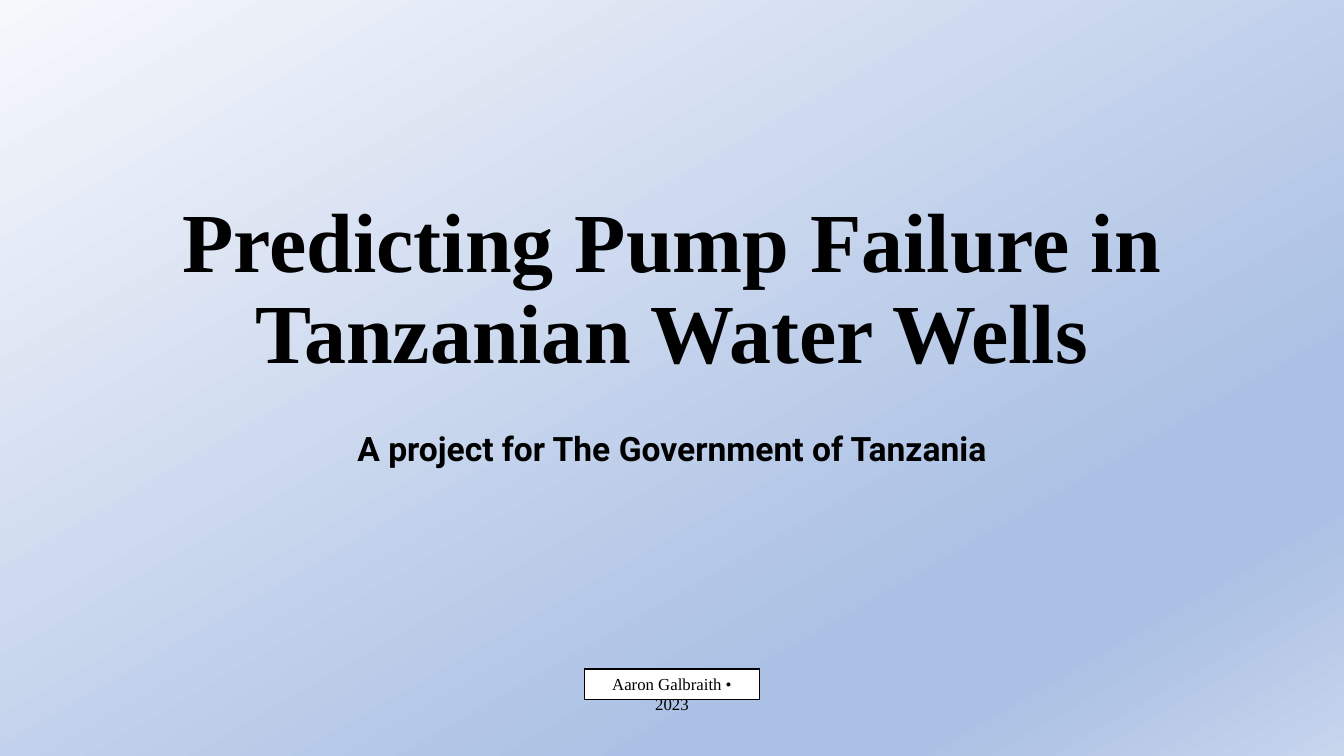
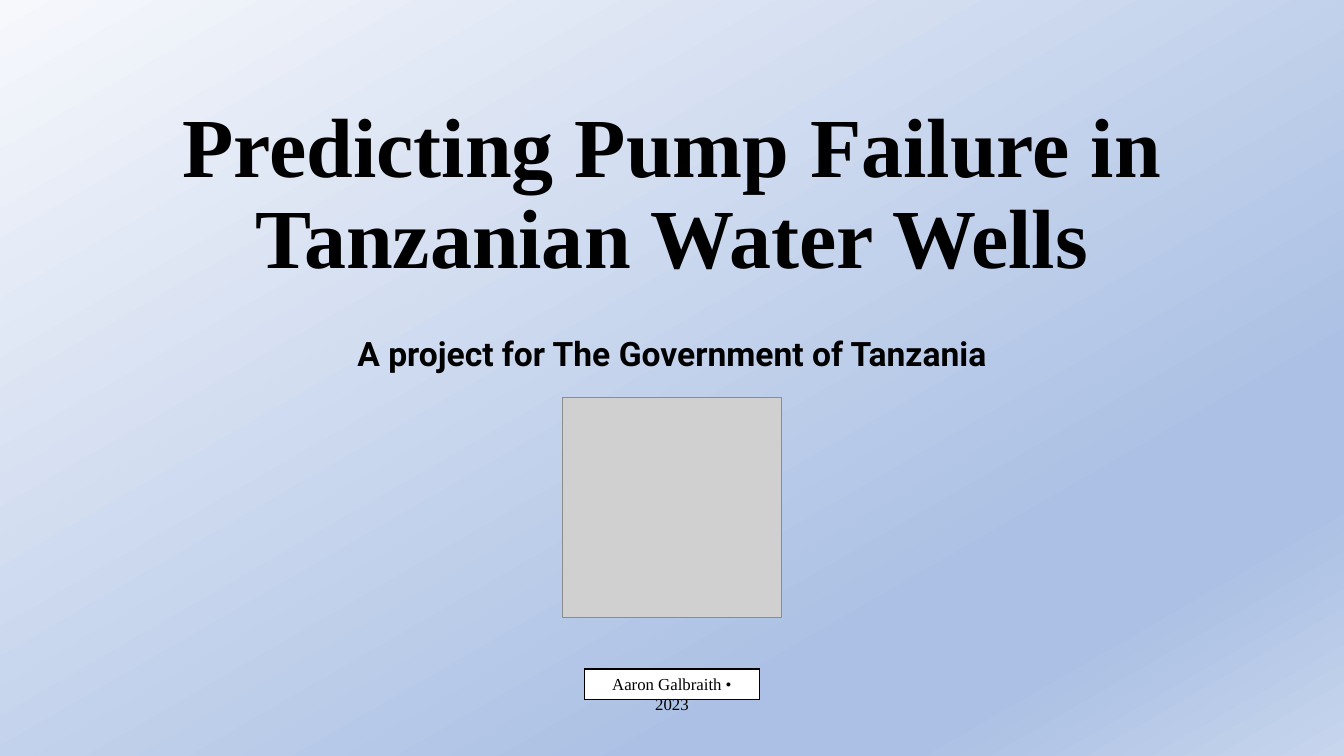
Before and after one commit to aarongalbraith/flatiron-phase3-project, a slide deck: slide 1 of presentation.pptx. Drawn at 1344x756 pixels with LibreOffice and Linux fonts; fonts in the diff are those of the drawing; grey boxes stand for pictures. Boxes give left, top, right and bottom in pixels: in the first picture for what was removed or moved away, otherwise in the second. Text is boxed around its words. In the diff, an @@ line names an element or a change of style, - is before the commit and + after.

```diff
--- a/presentation.pptx
+++ b/presentation.pptx
@@ title "Predicting Pump Failure in Tanzanian ...": place and size @@
-title "Predicting Pump Failure in Tanzanian ..." at <box>182,213,1161,365</box>
+title "Predicting Pump Failure in Tanzanian ..." at <box>182,118,1161,270</box>
@@ subtitle "A project for The Government ...": place and size @@
-subtitle "A project for The Government ..." at <box>357,435,987,468</box>
+subtitle "A project for The Government ..." at <box>357,340,987,373</box>
@@ picture added at <box>563,398,782,618</box> @@
```
Also in this commit, not shown: 5 other slides changed, 1 slide added, 3 other files.
